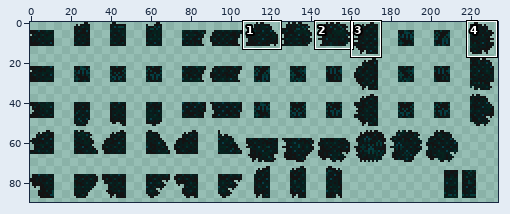
Sprite sheet -- Sources/Modules/Minortopography/GiantPinetree/TilesAndWalls/PineLeavesWall.png. The first picture is a wide view before the edit; the outline marks the close-up.
Close-up. First the earlier version:
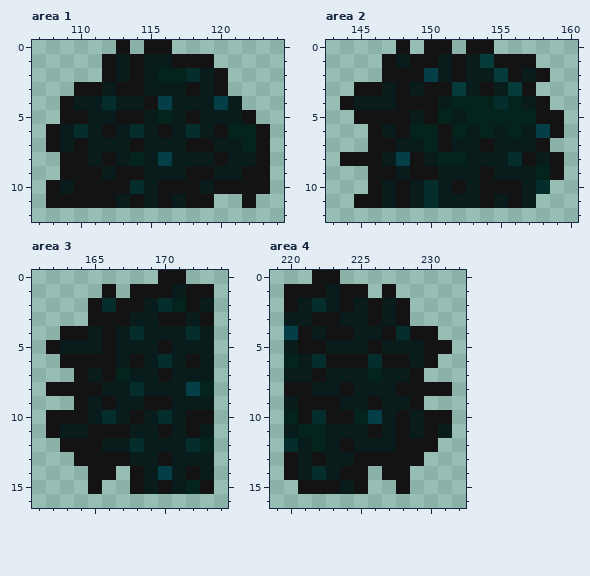
The file is 468x180 pixels, drawn in blocks of 2x2; one block is one cell here. Colours within 5 levels of each other are drawn and written as one. Shown: area 1: x 107..124, y 0..12; area 2: x 143..160, y 0..12; area 3: x 161..174, y 0..16; area 4: x 219..232, y 0..16. The commit also changed other parts of the picture, which this record leaves out.
After the commit:
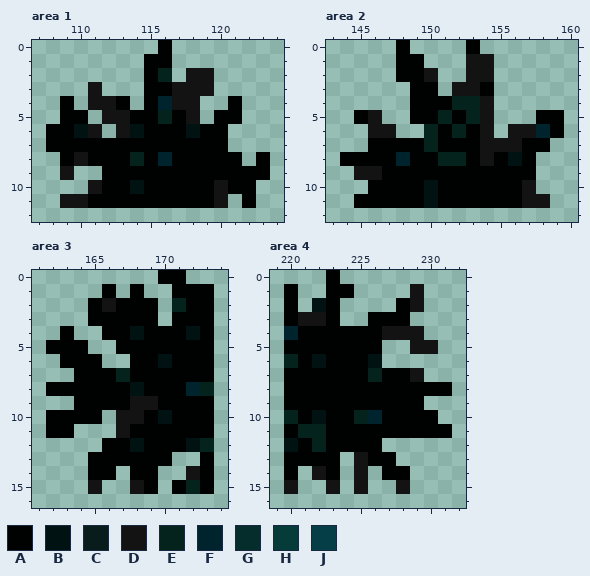
Palette (. is transparent): A #000202  B #001312  C #091c1c  D #131313  E #05231d  F #00242e  G #042d2c  H #053b38  J #063e48
Change:
Changed rows in their new state; - is an unchanged pixel.
Area 1:
first column x 108:
 0 -----.-.A-------
 1 ----...AA...----
 2 ----...A-.DD.---
 3 --.-...AAD-D.---
 4 -A.DDA.AFDD..A--
 5 -AA.D-AA-A-.AA.-
 6 AABD.DBAAABAA...
 7 AAAAAAAAAAAAA...
 8 -A-AAA-AFAAAAA.A
 9 --..AAAAAAAAAAAA
10 ...-AABAAAAA-AA.
11 .--AAAAAAAAAD-A-
Area 2:
first column x 144:
 0 ----A-..-A.-----
 1 ---.AA...DD...--
 2 ---.AAD..DD....-
 3 -....AA.DDA...--
 4 .....AAA--D....-
 5 -A-..AA-A-D...AA
 6 ---D..-A-AD.DDFA
 7 --AAAA-AAA-DDAA-
 8 AAAAFAA--ADABA..
 9 -D-AAAAAAAAAAA..
10 --AAAABAAAAAAD.-
11 -AAAAABAAAAAADD-
Area 3:
first column x 162:
 0 --------AA--
 1 ----A-A..AAA
 2 ---ADAAA.-AA
 3 ---AAAAA.AAA
 4 -A..AABAAABA
 5 AAA..AAAAAAA
 6 -AAA..AABAAA
 7 --AAA-AAAAAA
 8 AAAAAABAAAF-
 9 --AAAAD-AAAA
10 AAAA.D-ABAAA
11 AA...-AAAAAA
12 -...AABAAAB-
13 --.AAAAAA..A
14 ---AA-AA..-A
15 -------A.A-A
Area 4:
first column x 220:
 0 --.A--------
 1 A..AA.-.-D--
 2 A.BA....AD--
 3 AD-A..AAA---
 4 FAAAAAA-D-.-
 5 AAAAAAA..D-.
 6 -ABAAAB....-
 7 AAAAAA-AA---
 8 AAAAAAAAAAAA
 9 AAAAAAAAAA--
10 -ABAA-FAAAA.
11 A--AAAAAAAAA
12 BA-AAAA....-
13 AAAA.-AA..--
14 A.DA.--AA---
15 D..-.-------
Boxes around the changes in both close-ups, in picture pixels (x1, y1, x2, y2):
changed: (46, 40, 270, 208)
changed: (340, 40, 564, 208)
changed: (46, 270, 214, 494)
changed: (284, 270, 452, 494)
